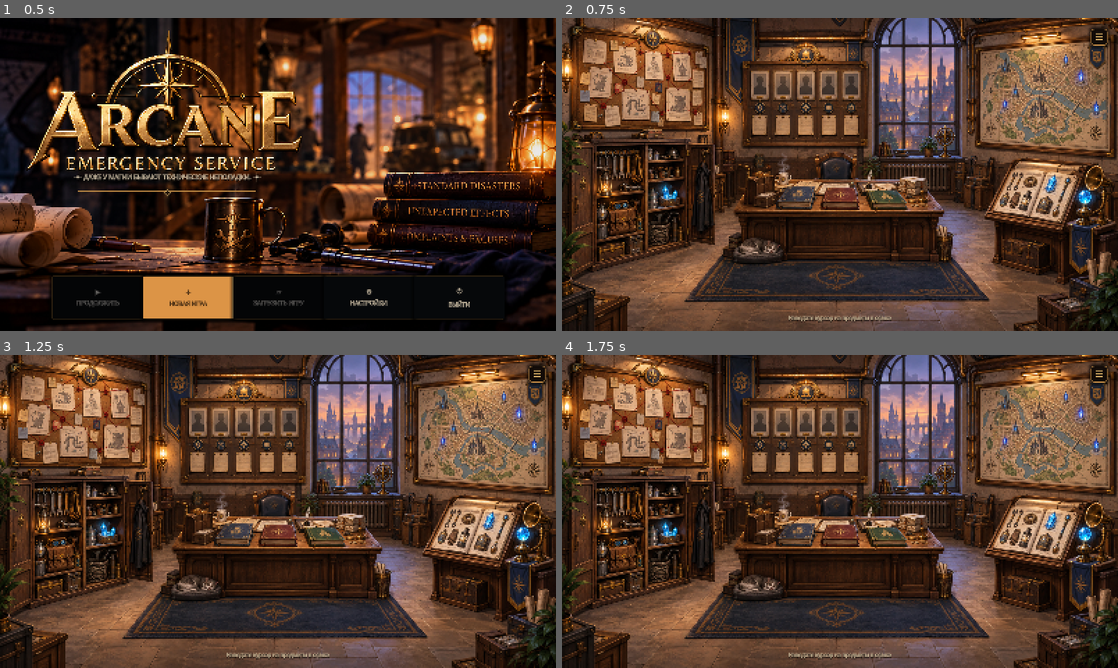
Above: before the commit, frames 1-4 (two rows, left to right).
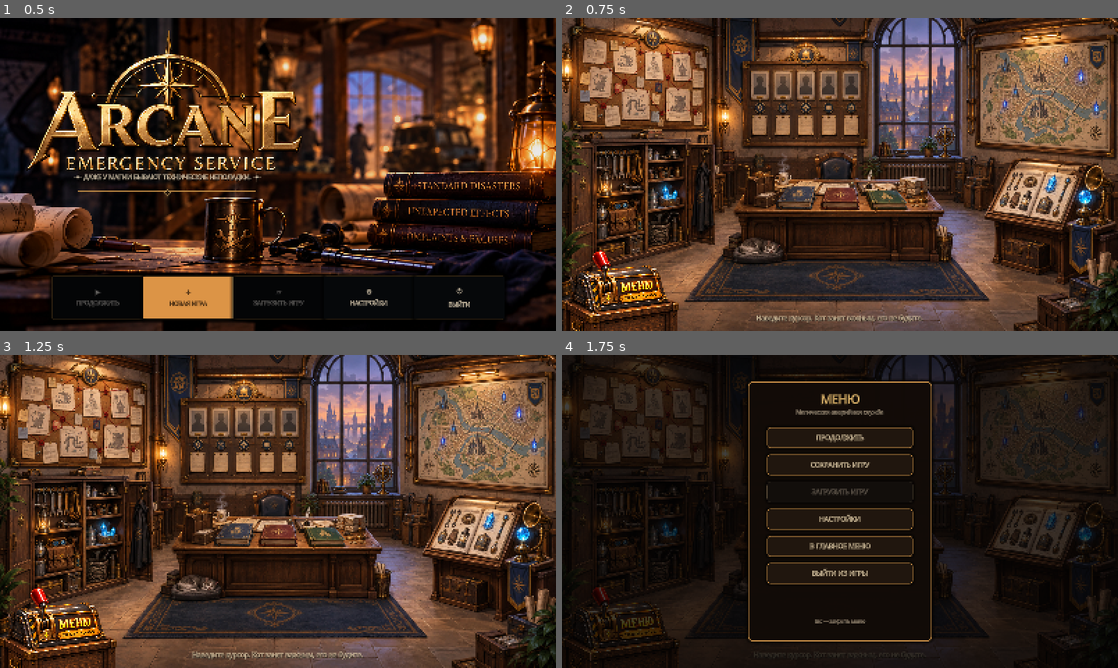
Above: after the commit, the same moments.

Repository: Dasha1532/MagicEmergencyService
Game: Godot game, scene res://scenes/TitleScreen.tscn
Same seed, same stepped clock (60 frames per second), same inputs: the game is played once before the commit and once after it.
Inputs (mouse positions are in pixels of both pictures, inside the frame that each line leads up to):
- Up to frame 1 (0.5 s): no input
- Up to frame 2 (0.75 s): click "＋ НОВАЯ ИГРА" at 0.5 s
- Up to frame 3 (1.25 s): no input
- Up to frame 4 (1.75 s): click (617, 642) at 1.27 s

Frame 1 is identical in both runs. In frame 2, 3.7% of the frame differs, in the area x 0-99%, y 2-100%; in frame 3, 3.7%; in frame 4, 83%, in the area x 0-100%, y 0-100%.

Commit message:
Add interactive office menu switch

Diff:
--- a/scenes/main.tscn
+++ b/scenes/main.tscn
@@ -22,3 +22,4 @@
 [node name="OfficeDashboard" parent="InterfaceLayer" instance=ExtResource("2_dashboard")]
 
 [node name="PauseMenu" parent="." instance=ExtResource("3_pause")]
+show_default_menu_button = false
--- a/scripts/office_dashboard.gd
+++ b/scripts/office_dashboard.gd
@@ -185,13 +185,61 @@
 	_connect_editable_hotspot($BookHotspots/IncidentArchive, "АРХИВ ПРОИСШЕСТВИЙ", "Так больше не делать.", _open_section.bind("АРХИВ ПРОИСШЕСТВИЙ", "Так больше не делать.", "Здесь будет сохраняться история решений, последствий и необычных аварий."))
 	_connect_editable_hotspot($ObjectHotspots/SupplyShop, "ЛАВКА СНАБЖЕНИЯ", "Очень нужные покупки", _open_section.bind("ЛАВКА СНАБЖЕНИЯ", "Очень нужные покупки", "Здесь можно будет покупать инструменты, магические предметы и учебные материалы."))
 
-	var hint := _label("Наведите курсор на предметы в офисе", 15, COLOR_PARCHMENT)
-	hint.position = Vector2(575, 852)
-	hint.size = Vector2(450, 30)
+	_build_office_menu_button()
+
+	var hint := _label("Наведите курсор. Кот занят важным, его не будите.", 19, COLOR_PARCHMENT)
+	hint.position = Vector2(470, 846)
+	hint.size = Vector2(660, 34)
 	hint.horizontal_alignment = HORIZONTAL_ALIGNMENT_CENTER
+	hint.vertical_alignment = VERTICAL_ALIGNMENT_CENTER
+	hint.pivot_offset = hint.size * 0.5
+	hint.scale = Vector2(0.96, 0.96)
 	hub_layer.add_child(hint)
+	var pulse := create_tween().set_loops()
+	pulse.tween_property(hint, "scale", Vector2(1.04, 1.04), 1.7).set_trans(Tween.TRANS_SINE).set_ease(Tween.EASE_IN_OUT)
+	pulse.tween_property(hint, "scale", Vector2(0.96, 0.96), 1.7).set_trans(Tween.TRANS_SINE).set_ease(Tween.EASE_IN_OUT)
 
 	_build_section_dialog()
+
+
+func _build_office_menu_button() -> void:
+	var menu_texture := load("res://assets/ui/office_menu.png") as Texture2D
+	if menu_texture == null:
+		return
+
+	var button := TextureButton.new()
+	button.position = Vector2(-8, 650)
+	button.size = Vector2(350, 350)
+	button.texture_normal = menu_texture
+	button.ignore_texture_size = true
+	button.stretch_mode = TextureButton.STRETCH_KEEP_ASPECT_CENTERED
+	button.mouse_default_cursor_shape = Control.CURSOR_POINTING_HAND
+	button.tooltip_text = "Меню (Esc)"
+	button.pivot_offset = button.size * 0.5
+	button.z_index = 30
+
+	var image := menu_texture.get_image()
+	if image != null:
+		var click_mask := BitMap.new()
+		click_mask.create_from_image_alpha(image, 0.12)
+		button.texture_click_mask = click_mask
+
+	button.mouse_entered.connect(func() -> void:
+		var tween := create_tween()
+		tween.tween_property(button, "scale", Vector2(1.035, 1.035), 0.14)
+	)
+	button.mouse_exited.connect(func() -> void:
+		var tween := create_tween()
+		tween.tween_property(button, "scale", Vector2.ONE, 0.14)
+	)
+	button.pressed.connect(_open_pause_menu)
+	hub_layer.add_child(button)
+
+
+func _open_pause_menu() -> void:
+	var pause_menu := get_tree().current_scene.get_node_or_null("PauseMenu")
+	if pause_menu != null and pause_menu.has_method("open_menu"):
+		pause_menu.call("open_menu")
 
 
 func _add_hotspot(area: Rect2, title_text: String, subtitle_text: String, action: Callable) -> void:
--- a/scripts/pause_menu.gd
+++ b/scripts/pause_menu.gd
@@ -1,4 +1,6 @@
 extends CanvasLayer
+
+@export var show_default_menu_button := true
 
 const COLOR_OVERLAY := Color(0.015, 0.012, 0.012, 0.76)
 const COLOR_PANEL := Color(0.07, 0.045, 0.03, 0.985)
@@ -49,6 +51,7 @@
 	menu_button.add_theme_stylebox_override("hover", _style(COLOR_HOVER, COLOR_GOLD, 2, 9))
 	menu_button.add_theme_stylebox_override("pressed", _style(Color(0.09, 0.15, 0.17), COLOR_GOLD, 3, 9))
 	menu_button.pressed.connect(_open_menu)
+	menu_button.visible = show_default_menu_button
 	add_child(menu_button)
 
 	overlay = Control.new()
@@ -173,6 +176,10 @@
 		_open_menu()
 
 
+func open_menu() -> void:
+	_open_menu()
+
+
 func _open_menu() -> void:
 	status_label.text = ""
 	load_button.disabled = not game_state.has_save()
@@ -185,7 +192,7 @@
 
 func _close_menu() -> void:
 	overlay.visible = false
-	menu_button.visible = true
+	menu_button.visible = show_default_menu_button
 	get_tree().paused = false
 
 
Binary file added: assets/ui/office_menu.png
Not shown, changed: docs/ASSET_SOURCES.md
